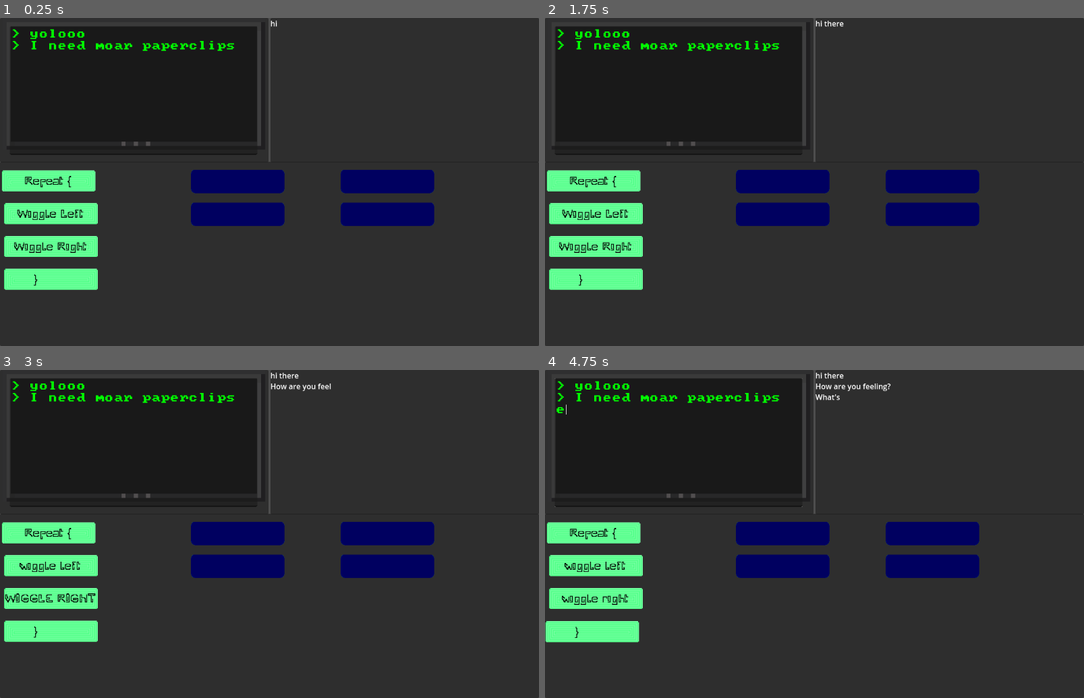
Above: before the commit, frames 1-4 (two rows, left to right).
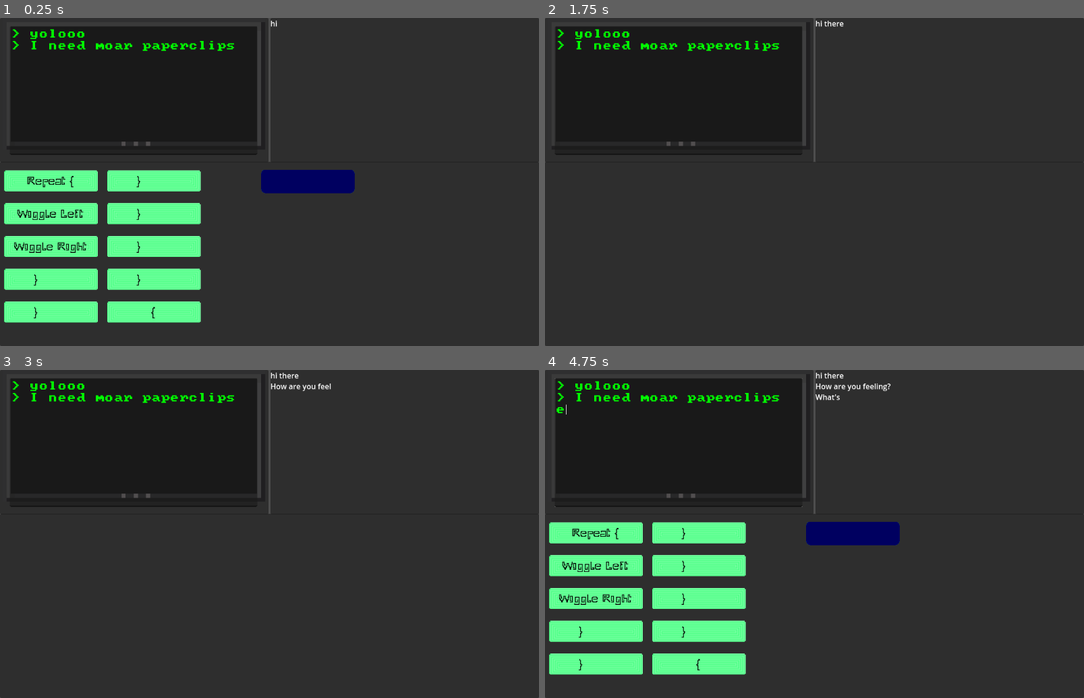
Above: after the commit, the same moments.

Repository: drakin769/GameJam2024
Game: Godot game, scene res://ui/userInterface.tscn
The game is run twice, just before and just after one commit, with the same random seed, the same clock (stepped at 60 frames per second) and the same inputs.
Inputs (mouse positions are in pixels of both pictures, inside the frame that each line leads up to):
- Up to frame 1 (0.25 s): no input
- Up to frame 2 (1.75 s): tap Enter (ui_accept) at 0.5, 0.77, 1.07, 1.25, 1.52 s; move the mouse to (949, 90) at 0.52 s; press the mouse at (949, 90) at 0.53 s; tap E (e, bound only after the commit) at 0.8, 1.35 s; move the mouse to (593, 182) at 1.27 s; release the mouse at (593, 182) at 1.28 s; tap Q (q, bound only after the commit) at 1.55 s
- Up to frame 3 (3 s): tap Enter (ui_accept) at 1.82 s; move the mouse to (48, 566) at 2.02 s; tap Q (q, bound only after the commit) at 2.1 s; tap W (w, bound only after the commit) at 2.3, 2.85 s; move the mouse to (48, 599) at 2.77 s
- Up to frame 4 (4.75 s): tap Enter (ui_accept) at 3.02, 3.05, 3.32, 3.5, 3.6, 3.77, 4.07, 4.25, 4.52 s; move the mouse to (593, 632) at 3.52 s; press the mouse at (593, 632) at 3.53 s; move the mouse to (652, 484) at 4.27 s; release the mouse at (652, 484) at 4.28 s; click (652, 484) at 4.35 s; tap E (e, bound only after the commit) at 4.55 s

The runs differ from the first frame. In frame 1, 12% of the frame differs, in the area x 0-81%, y 46-94%; in frame 2, 9.4%; in frame 3, 9.4%; in frame 4, 13%.

Commit message:
Actually have a game now

Diff:
--- a/instruction.gd
+++ b/instruction.gd
@@ -16,6 +16,7 @@
 func _on_area_2d_mouse_entered():
 	if not global.is_dragging:
 		able_to_be_held = true
+		#print(blockname+ ": is able to be held")
 	$Area2D/Label.text = "["+blockname+"]"
 
 func set_spawnpoint(proposedspawnpoint):
@@ -24,17 +25,25 @@
 func is_instruction():
 	pass
 func go_home():
-	slot = null
+	if slot != null:
+		if slot.instructions.size()>0:
+			slot.instructions.pop_front()
+	else:
+		slot = null
+	#snap_to_location = spawnpoint
 	global_position = spawnpoint
 
 
 func _process(delta):
 	if able_to_be_held:
 		if Input.is_action_just_pressed("click"):
-			global.add_text_to_dot_matrix("I just clicked the thingy!")
+			#global.add_text_to_dot_matrix("I just clicked the thingy!")
 			offset = get_global_mouse_position() - global_position
 			global.is_dragging = true
 			z_index = 99
+			if slot != null:
+				if slot.instructions.size()>0:
+					slot.instructions.pop_front()
 		if Input.is_action_pressed("click"):
 			global_position=get_global_mouse_position() - offset
 		elif Input.is_action_just_released("click"):
@@ -68,17 +77,20 @@
 func _on_mouse_entered():
 	if not global.is_dragging:
 		able_to_be_held = true
+		#print(blockname+ ": is able to be held from mouse entering")
+
 		$Label.text = blockname.to_upper()
 
 
 func _on_mouse_exited():
 	if not global.is_dragging:
 		able_to_be_held = false
+		#printerr(blockname+ ": is not able to be held from mouse exiting")
 		$Label.text = blockname.to_lower()
 
 
 func _on_area_shape_entered(area_rid, area, area_shape_index, local_shape_index):
 	if not area.has_method("is_instruction"):
 		slot = area
-		print(str("NOW ENTERING SLOT: "+ str(area.slot_number)))
+		#print(str("NOW ENTERING SLOT: "+ str(area.slot_number)))
 	pass
--- a/level.gd
+++ b/level.gd
@@ -1,23 +1,98 @@
 extends Node2D
-var instruction_spawn_point = [Vector2(95 ,350),Vector2(100 ,420),Vector2(100,490), Vector2(100 ,560)]
-var slot_spawn_point = [Vector2(500 ,350),Vector2(820 ,350),Vector2(500 ,420),Vector2(820 ,420)]
+var col_1 = 100
+var col_2 = 320
+var col_3 = 650
+var col_4 = 970
+var instruction_spawn_point = [
+			Vector2(col_1 ,350),Vector2(col_1 ,420),
+			Vector2(col_1,490),Vector2(col_1 ,560),
+			Vector2(col_1,630),Vector2(col_2 ,350),
+			Vector2(col_2 ,420),Vector2(col_2,490),
+			Vector2(col_2 ,560),Vector2(col_2,630),
+			]
+var slot_spawn_point = [
+			Vector2(col_3 ,350),Vector2(col_4 ,350),
+			Vector2(col_3 ,420),Vector2(col_4 ,420),
+			Vector2(col_3 ,490),Vector2(col_4 ,490),
+			Vector2(col_3 ,560),Vector2(col_4 ,560),
+			Vector2(col_3 ,630),Vector2(col_4 ,630),
+			]
 var instruction_counter = 0
 var slot_counter = 0
 var level = 1
+var nanopacket = []
+var block_box = []
+var available_solutions
 
+func clear_nanopacket():
+	while not nanopacket.is_empty():
+		nanopacket.pop_front().queue_free()
+func clear_block_box():
+	while not block_box.is_empty():
+		block_box.pop_front().queue_free()
+
+func run_nanopacket():
+	var nanonumber = 0
+	var output:String
+	print("RUNNING NANOPACKET")
+	while nanonumber < nanopacket.size():
+		print("Running Slot "+ str(nanopacket[nanonumber].slot_number)+": "+nanopacket[nanonumber].content())
+		output+=nanopacket[nanonumber].content()
+		nanonumber+=1
+		if nanonumber <nanopacket.size():
+			output+=":"
+	print("ENDING NANOPACKET")
+	print("Nanopacket is:" + output)
+	return output
 func _ready():
 	setlevel()
 
+func _process(delta):
+	if Input.is_action_just_pressed("q") and OS.is_debug_build():
+		clear_nanopacket()
+		clear_block_box()
+		print("level cleared!")
+	elif Input.is_action_just_pressed("w") and OS.is_debug_build():
+		resolvelevel(available_solutions)
+		print("nanopacket ran!")
+	elif Input.is_action_just_pressed("e") and OS.is_debug_build():
+		setlevel()
+
+func resolvelevel(solutions:Dictionary):
+	var output = run_nanopacket()
+
+
+	if output in available_solutions:
+		print("It was solution : ", available_solutions[output])
+		global.add_text_to_dot_matrix(available_solutions[output].text)
+	else:
+		global.add_text_to_dot_matrix("You have failed in a new and interesting way!")
 func setlevel():
+	instruction_counter = 0
+	slot_counter = 0
 	if level == 1:
 		create_instruction("Repeat {")
 		create_instruction("Wiggle Left")
 		create_instruction("Wiggle Right")
 		create_instruction("}        ")
+		create_instruction("}        ")
+		create_instruction("}        ")
+		create_instruction("}        ")
+		create_instruction("}        ")
+		create_instruction("}        ")
+		create_instruction("{")
 		create_slot()
-		create_slot()
-		create_slot()
-		create_slot()
+		available_solutions={
+			"EMPTY":	{
+				"text": "HEY THIS IS EMPTY"
+				},
+			"{":
+				{
+				"text": "Really, you thought just a simple { was going to fix this shit?"
+				}
+			}
+
+
 func create_instruction(blockname):
 	var new_block = preload("res://Instruction.tscn").instantiate()
 	new_block.global_position = instruction_spawn_point[instruction_counter]
@@ -25,11 +100,14 @@
 	instruction_counter+=1
 	add_child(new_block)
 	new_block.givename(blockname)
+	block_box.append(new_block)
+	new_block.z_index=-1
 
 func create_slot():
 	var new_slot = preload("res://slot.tscn").instantiate()
 	new_slot.global_position = slot_spawn_point[slot_counter]
 	new_slot.givenumber(slot_counter)
 	add_child(new_slot)
+	nanopacket.append(new_slot)
 	slot_counter += 1
 	#new_slot.givename(blockname+str(instruction_counter))
--- a/project.godot
+++ b/project.godot
@@ -31,6 +31,21 @@
 "events": [Object(InputEventMouseButton,"resource_local_to_scene":false,"resource_name":"","device":-1,"window_id":0,"a …(258 unchanged characters)…
 ]
 }
+q={
+"deadzone": 0.5,
+"events": [Object(InputEventKey,"resource_local_to_scene":false,"resource_name":"","device":-1,"window_id":0,"alt_pressed":false,"shift_pressed":false,"ctrl_pressed":false,"meta_pressed":false,"pressed":false,"keycode":0,"physical_keycode":81,"key_label":0,"unicode":113,"location":0,"echo":false,"script":null)
+]
+}
+w={
+"deadzone": 0.5,
+"events": [Object(InputEventKey,"resource_local_to_scene":false,"resource_name":"","device":-1,"window_id":0,"alt_pressed":false,"shift_pressed":false,"ctrl_pressed":false,"meta_pressed":false,"pressed":false,"keycode":0,"physical_keycode":87,"key_label":0,"unicode":119,"location":0,"echo":false,"script":null)
+]
+}
+e={
+"deadzone": 0.5,
+"events": [Object(InputEventKey,"resource_local_to_scene":false,"resource_name":"","device":-1,"window_id":0,"alt_pressed":false,"shift_pressed":false,"ctrl_pressed":false,"meta_pressed":false,"pressed":false,"keycode":0,"physical_keycode":69,"key_label":0,"unicode":101,"location":0,"echo":false,"script":null)
+]
+}
 
 [rendering]
 
--- a/slot.gd
+++ b/slot.gd
@@ -17,6 +17,11 @@
 	#if not global.is_dragging:
 		#able_to_be_held = true
 	#$Area2D/Label.text = "*"+blockname+"*"
+func content():
+	if instructions.is_empty():
+		return "EMPTY"
+	else:
+		return instructions[0].blockname
 
 func set_spawnpoint(proposedspawnpoint):
 	spawnpoint = proposedspawnpoint
@@ -28,6 +33,17 @@
 	#$Area2D/Label.text = blockname
 
 func _process(delta):
+
+	if Input.is_action_just_pressed("ui_accept") and OS.is_debug_build():
+		var x = instructions.size()
+		if x != 0:
+			while x > 0:
+				print("slot "+str(slot_number)+" has "+ instructions[x-1].blockname+" in it")
+				x-=1
+		else:
+			print("slot "+str(slot_number)+" is empty")
+		print("============================")
+
 	if instructions.size() > 1:
 		instructions.pop_front().go_home
 
@@ -56,8 +72,8 @@
 
 func _on_area_shape_entered(area_rid, area, area_shape_index, local_shape_index):
 	#instructions.append(area)
-	print("added "+area.blockname)
-	print("total instructions: "+str(instructions.size()))
+	#print("added "+area.blockname)
+	#print("total instructions: "+str(instructions.size()))
 	#instruction.slot = self
 	#if not instructions.is_empty:
 		#occupied = true
@@ -66,7 +82,7 @@
 	area.snap_to_location = global_position
 func eject():
 	if instructions.size()>1:
-		instructions.pop_front().go_home()
+		instructions[0].go_home()
 
 func _on_area_shape_exited(area_rid, area, area_shape_index, local_shape_index):
 	#if area.in_slot == true:
@@ -75,5 +91,5 @@
 	area.snap_to_location = area.spawnpoint
 	area.in_slot= false
 	area.slot = null
-	print(str("NOW Exiting SLOT: "+ str(slot_number)))
+	#print(str("NOW Exiting SLOT: "+ str(slot_number)))
 		#instructions.pop_front()
--- a/ui/rich_text_label.gd
+++ b/ui/rich_text_label.gd
@@ -27,7 +27,7 @@
 	#display_written_text(text)
 	pass
 
-func _display_written_text(text, animate: bool = false, typing_speed=0.1):
+func _display_written_text(text, animate: bool = false, typing_speed=0.05):
 	if cancel_writing:
 		lock_write = false
 		print("cancel")
